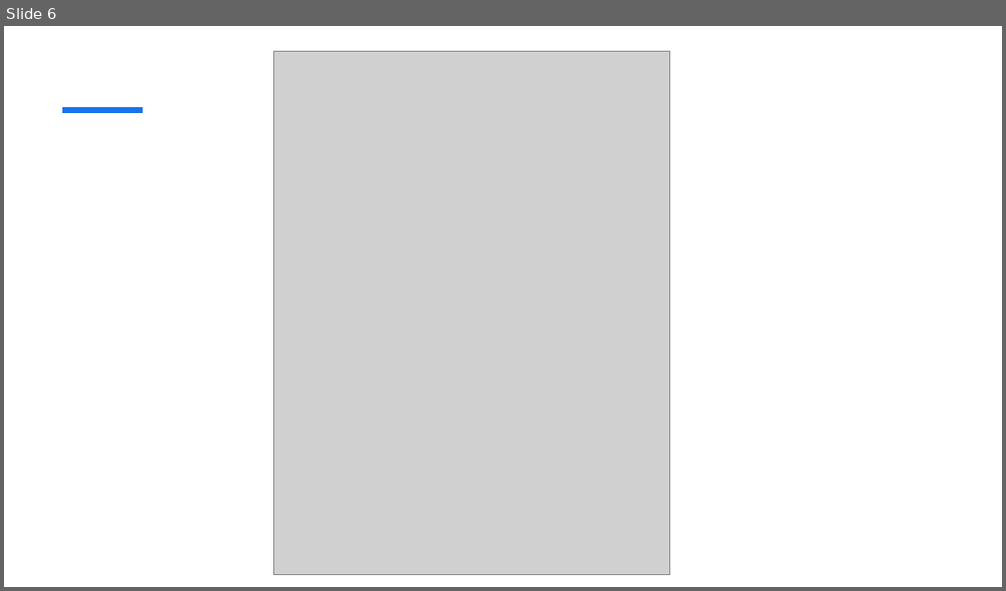
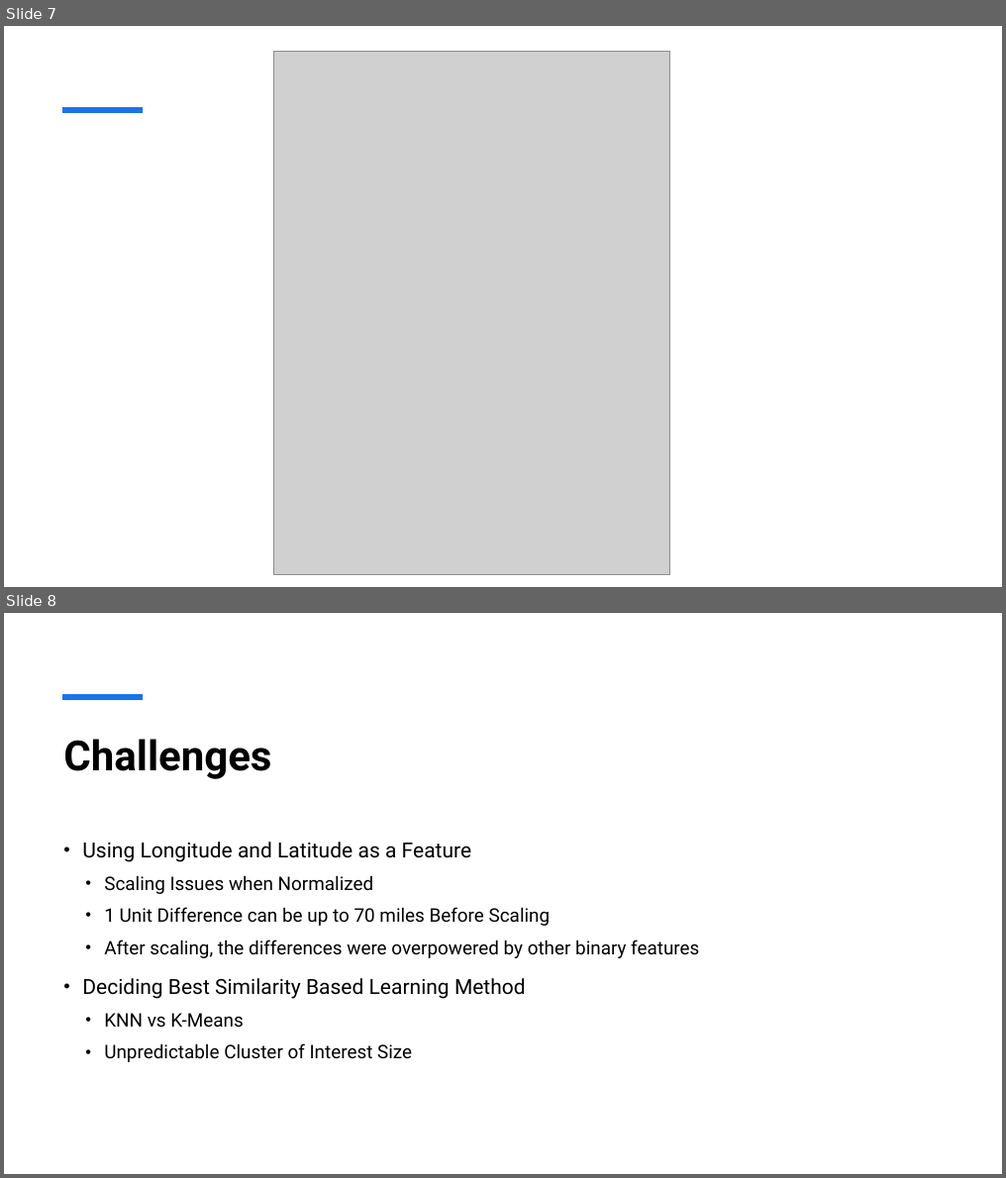
Before and after one commit to hwillif/Rent-Comparison-Tool, a slide deck: Apartment Comparison Tool.pptx. Shown one above the other, each under a label of ours: slide 6 before the commit, slides 7 and 8 after it. The pictures are 1006x591 and 1006x1178 pixels, drawn with LibreOffice and Linux fonts; fonts in the diff are those of the drawing; grey boxes stand for pictures. Boxes give left, top, right and bottom in pixels: in the first picture for what was removed or moved away, otherwise in the second. Text is boxed around its words. In the diff, an @@ line names an element or a change of style, - is before the commit and + after.

```diff
--- a/Apartment Comparison Tool.pptx
+++ b/Apartment Comparison Tool.pptx
@@ slide 8 added at <box>4,613,1002,1174</box>, background #FFFFFF; not listed: 1 template element that a slide beside it also shows @@
@@ title added at <box>63,739,271,779</box>, 40 pt, text #000000, bold @@
+Challenges
@@ text added at <box>82,842,699,1062</box>, 18 pt, text #000000 @@
+• Using Longitude and Latitude as a Feature
+  • Scaling Issues when Normalized
+  • 1 Unit Difference can be up to 70 miles Before Scaling
+  • After scaling, the differences were overpowered by other binary features
+• Deciding Best Similarity Based Learning Method
+  • KNN vs K-Means
+  • Unpredictable Cluster of Interest Size
@@ what was slide 6 is now slide 7 @@
```
Also in this commit, not shown: 1 other slide added.
